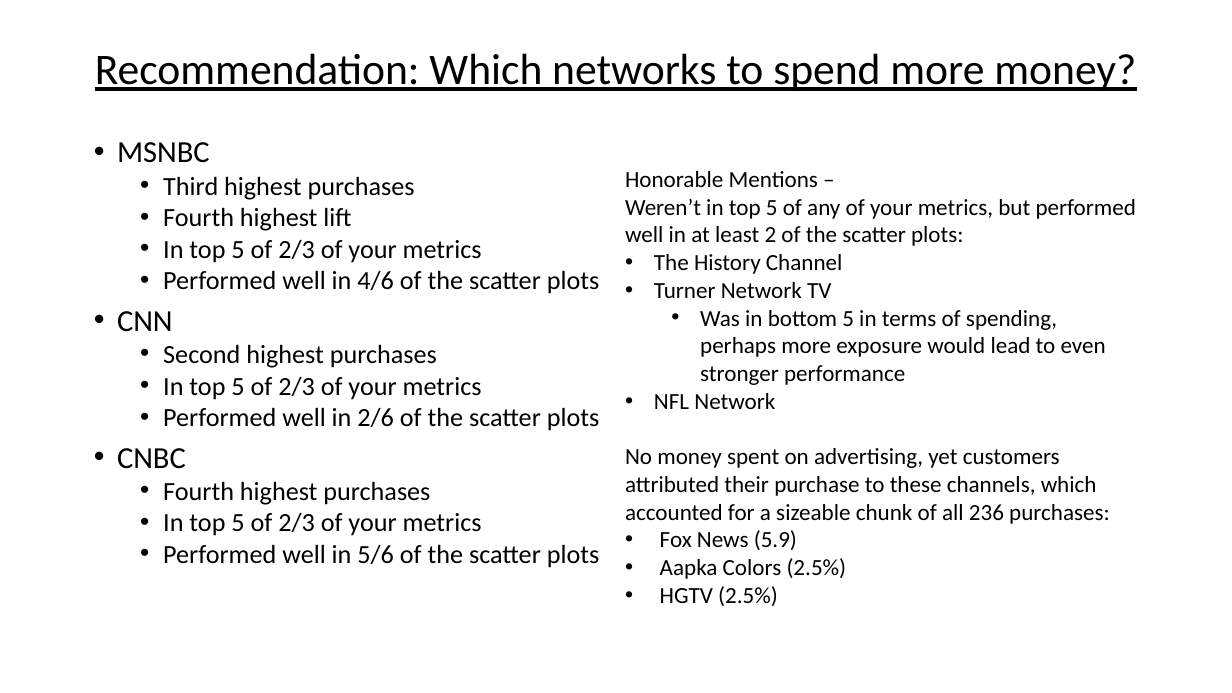
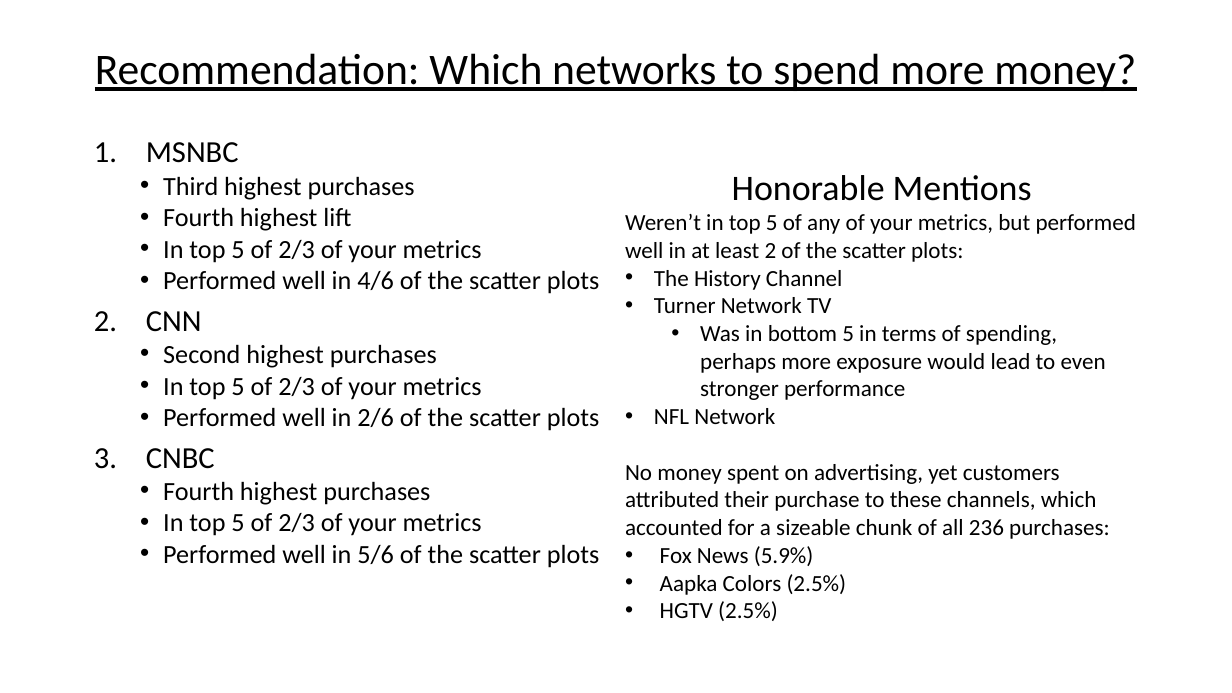
Before and after one commit to papir805/telepulse_ad_campaign_report, a slide deck: slide 18 of companyxyz_presentation copy.pptx. Drawn at 1232x693 pixels with LibreOffice and Linux fonts; fonts in the diff are those of the drawing. Boxes give left, top, right and bottom in pixels: in the first picture for what was removed or moved away, otherwise in the second. Text is boxed around its words. In the diff, an @@ line names an element or a change of style, - is before the commit and + after.

```diff
--- a/companyxyz_presentation copy.pptx
+++ b/companyxyz_presentation copy.pptx
@@ text at box(146, 142, 239, 469): bullet • to 1. @@
@@ text at box(732, 175, 1032, 201): text changed; size 18 to 28 pt @@
-Honorable Mentions –
+Honorable Mentions
@@ text at box(660, 546, 814, 566): text changed @@
-• Fox News (5.9)
+• Fox News (5.9%)
```
Also in this commit, not shown: 15 other slides changed, 4 other files.
